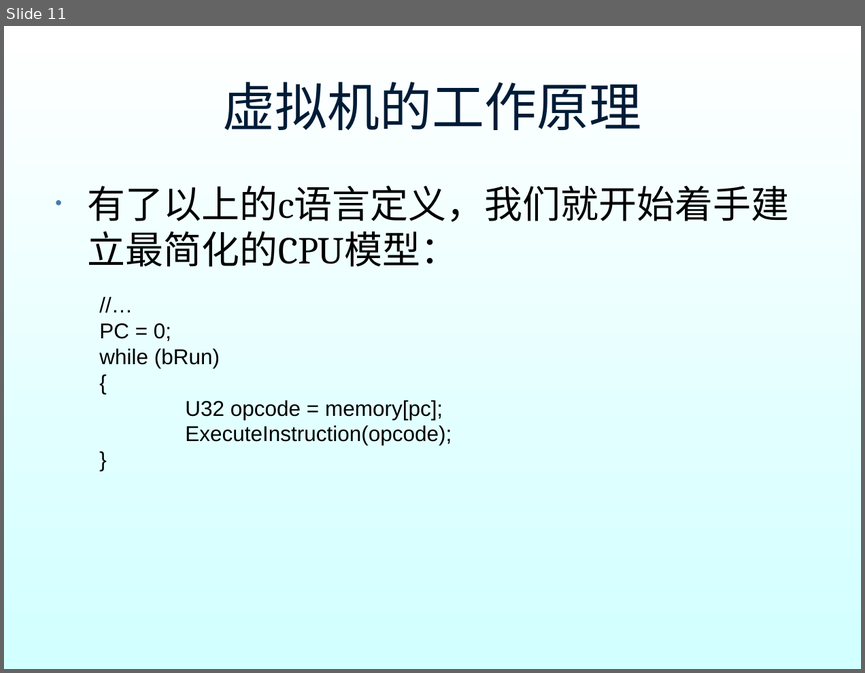
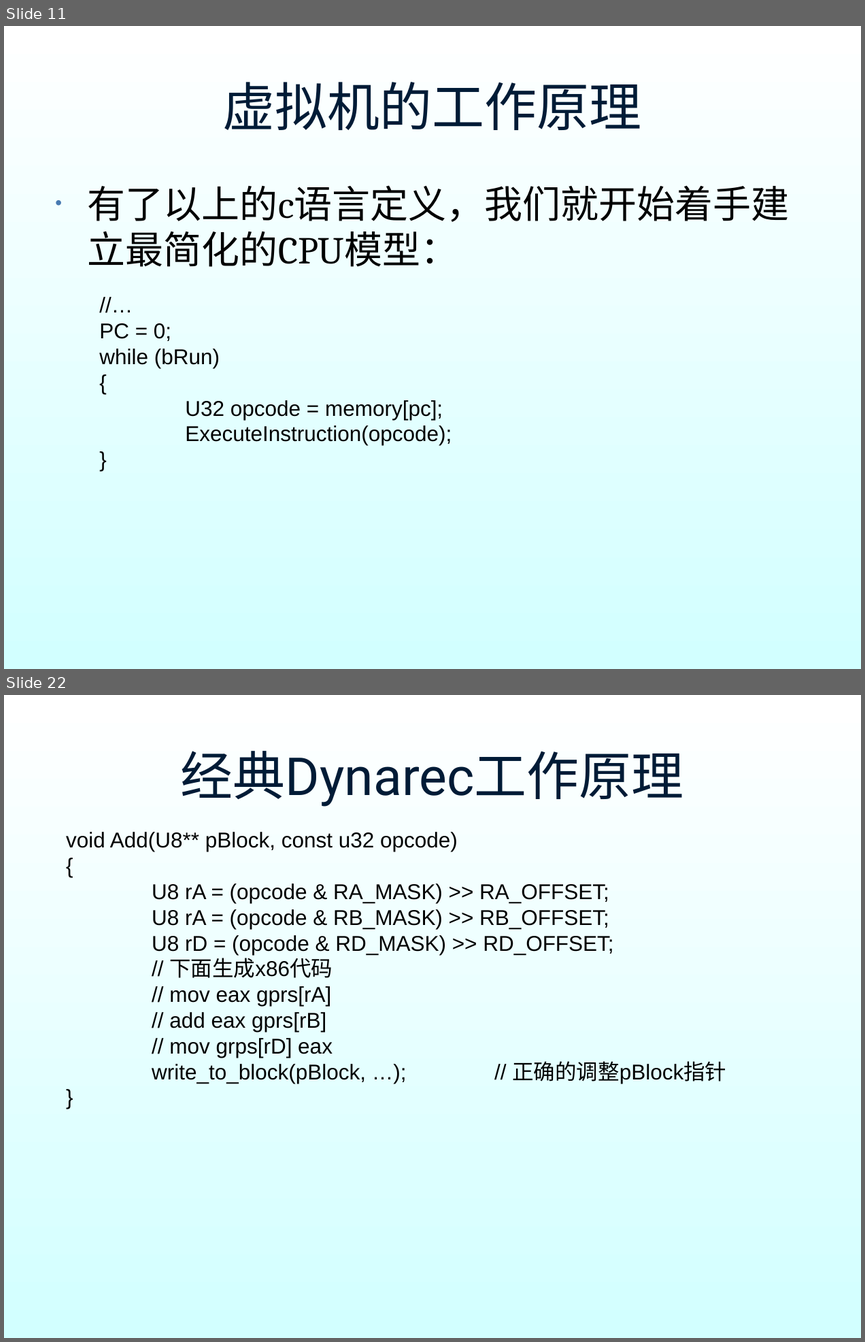
Before and after one commit to hyperiris/openhyper, a slide deck: dynarec_ppt/dynarec.ppt. Shown one above the other, each under a label of ours: slide 11 before the commit, slides 11 and 22 after it; the slides between them are not shown. The pictures are 865x673 and 865x1342 pixels, drawn with LibreOffice and Linux fonts; fonts in the diff are those of the drawing; background and template pictures are left out. Boxes give left, top, right and bottom in pixels: in the first picture for what was removed or moved away, otherwise in the second. Text is boxed around its words. In the diff, an @@ line names an element or a change of style, - is before the commit and + after.

```diff
--- a/dynarec_ppt/dynarec.ppt
+++ b/dynarec_ppt/dynarec.ppt
@@ slide 22 added at (4, 695, 861, 1338), background gradient #FFFFFF to #D2FFFF @@
@@ title added at (181, 751, 684, 807), 44 pt, text #001B36 @@
+经典Dynarec工作原理
@@ text added at (66, 832, 726, 1084), 18 pt, text #000000 @@
+void Add(U8** pBlock, const u32 opcode)
+{
+U8 rA = (opcode & RA_MASK) >> RA_OFFSET;
+U8 rA = (opcode & RB_MASK) >> RB_OFFSET;
+U8 rD = (opcode & RD_MASK) >> RD_OFFSET;
+// 下面生成x86代码
+// mov eax gprs[rA]
+// add eax gprs[rB]
+// mov grps[rD] eax
+write_to_block(pBlock, …); // 正确的调整pBlock指针
+}
```
Also in this commit, not shown: 6 slides changed, 7 other slides added, 7 slides removed.
